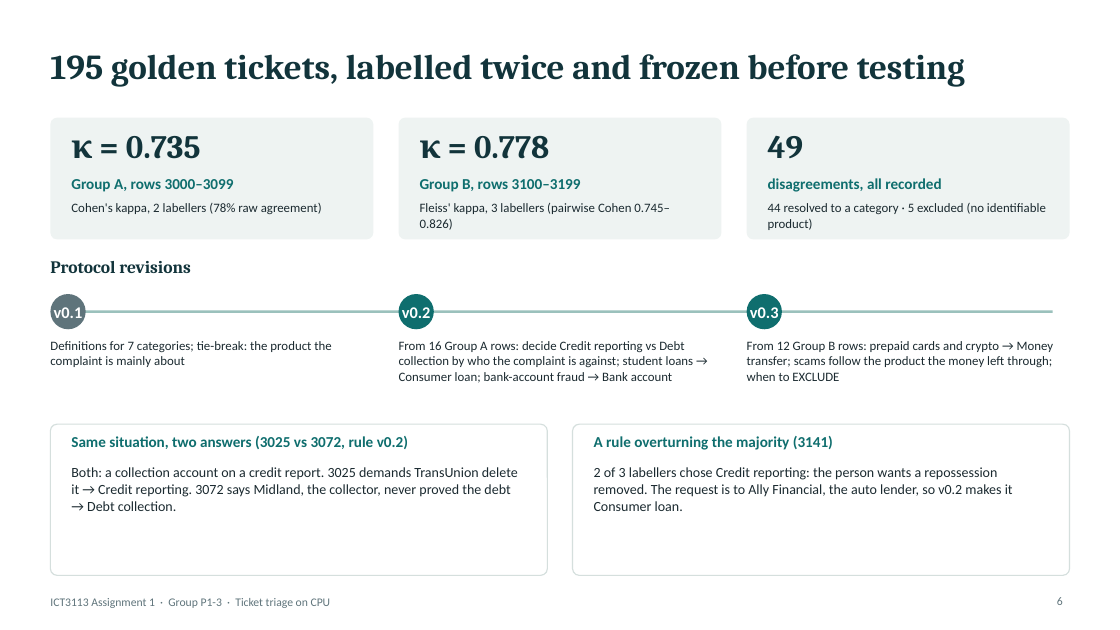
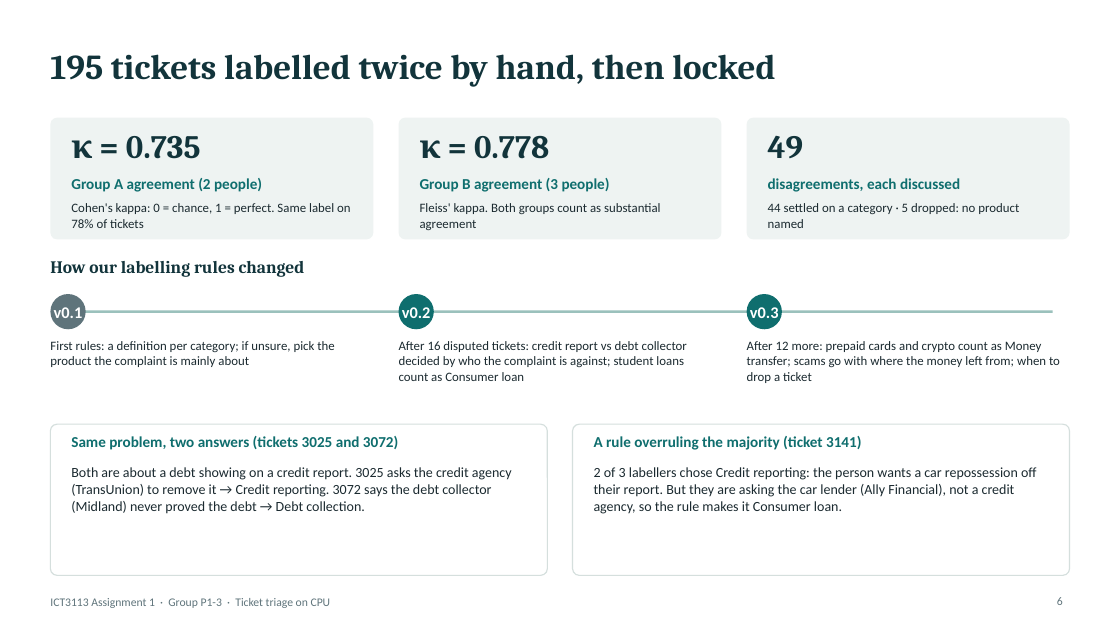
Before and after one commit to asdafsafas/ICT3113_A1_P1-3, a slide deck: slide 6 of slides/Group03.pptx. Drawn at 1120x630 pixels with LibreOffice and Linux fonts; fonts in the diff are those of the drawing. Boxes give left, top, right and bottom in pixels: in the first picture for what was removed or moved away, otherwise in the second. Text is boxed around its words. In the diff, an @@ line names an element or a change of style, - is before the commit and + after.

Commit message:
Reword slides for non-technical readers; add team names and IDs
Slides 1-11 replace jargon with plain descriptions (numbers unchanged).
Cover lists all five members with student IDs. Applies the queued 694/day
and R5 wording fixes.

```diff
--- a/slides/Group03.pptx
+++ b/slides/Group03.pptx
@@ title at [50,54,775,86]: text changed @@
-195 golden tickets, labelled twice and frozen before testing
+195 tickets labelled twice by hand, then locked
@@ text at [71,178,262,192]: text changed @@
-Group A, rows 3000–3099
+Group A agreement (2 people)
@@ text at [420,178,610,192]: text changed @@
-Group B, rows 3100–3199
+Group B agreement (3 people)
@@ text at [768,178,960,192]: text changed @@
-disagreements, all recorded
+disagreements, each discussed
@@ text at [71,203,350,228]: text changed @@
-Cohen's kappa, 2 labellers (78% raw agreement)
+Cohen's kappa: 0 = chance, 1 = perfect. Same label on 78% of tickets
@@ text at [420,203,661,230]: text changed @@
-Fleiss' kappa, 3 labellers (pairwise Cohen 0.745–0.826)
+Fleiss' kappa. Both groups count as substantial agreement
@@ text at [768,203,1019,228]: text changed @@
-44 resolved to a category · 5 excluded (no identifiable product)
+44 settled on a category · 5 dropped: no product named
@@ text at [50,261,305,277]: text changed @@
-Protocol revisions
+How our labelling rules changed
@@ text at [50,341,334,367]: text changed @@
-Definitions for 7 categories; tie-break: the product the complaint is mainly about
+First rules: a definition per category; if unsure, pick the product the complaint is mainly about
@@ text at [399,341,687,381]: text changed @@
-From 16 Group A rows: decide Credit reporting vs Debt collection by who the complaint is against; student loans → Consumer loan; bank-account fraud → Bank account
+After 16 disputed tickets: credit report vs debt collector decided by who the complaint is against; student loans count as Consumer loan
@@ text at [747,341,1060,383]: text changed @@
-From 12 Group B rows: prepaid cards and crypto → Money transfer; scams follow the product the money left through; when to EXCLUDE
+After 12 more: prepaid cards and crypto count as Money transfer; scams go with where the money left from; when to drop a ticket
@@ text at [71,436,398,450]: text changed @@
-Same situation, two answers (3025 vs 3072, rule v0.2)
+Same problem, two answers (tickets 3025 and 3072)
@@ text at [594,436,861,450]: text changed @@
-A rule overturning the majority (3141)
+A rule overruling the majority (ticket 3141)
@@ text at [71,467,512,514]: text changed @@
-Both: a collection account on a credit report. 3025 demands TransUnion delete it → Credit reporting. 3072 says Midland, the collector, never proved the debt → Debt collection.
+Both are about a debt showing on a credit report. 3025 asks the credit agency (TransUnion) to remove it → Credit reporting. 3072 says the debt collector (Midland) never proved the debt → Debt collection.
@@ text at [594,467,1037,514]: text changed @@
-2 of 3 labellers chose Credit reporting: the person wants a repossession removed. The request is to Ally Financial, the auto lender, so v0.2 makes it Consumer loan.
+2 of 3 labellers chose Credit reporting: the person wants a car repossession off their report. But they are asking the car lender (Ally Financial), not a credit agency, so the rule makes it Consumer loan.
```
Also in this commit, not shown: 10 other slides changed, 2 other files.
